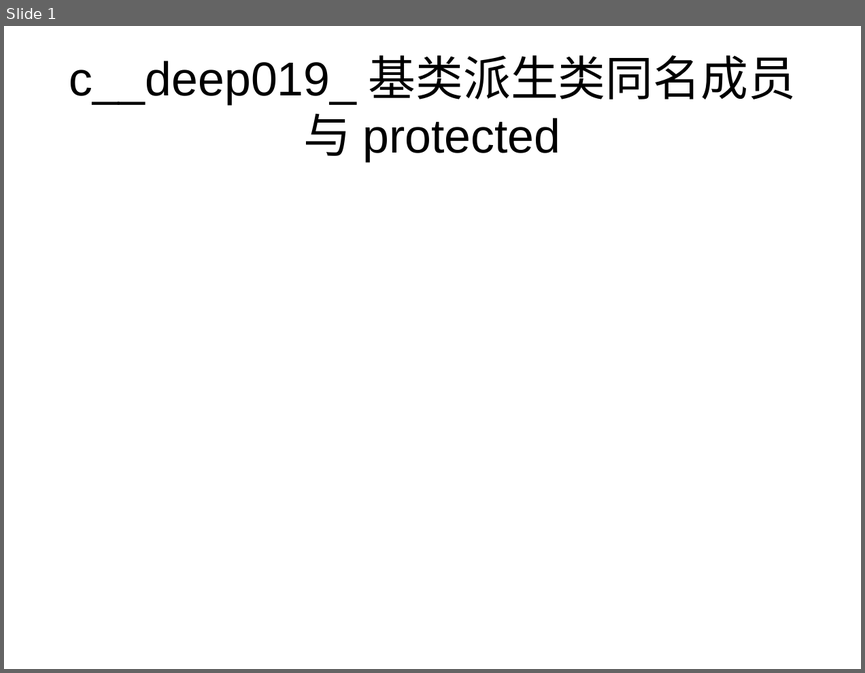
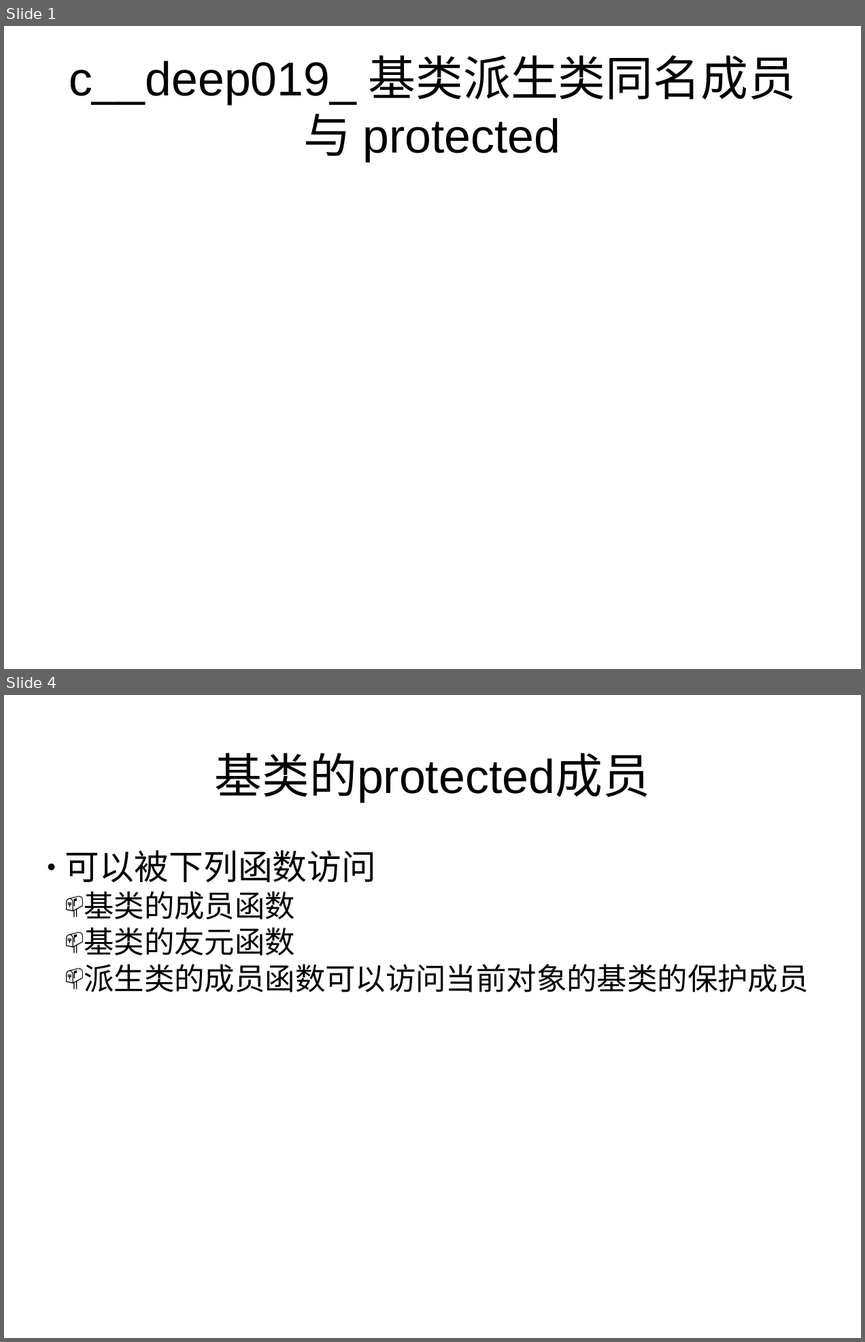
Before and after one commit to botaichang/cplus_slides, a slide deck: c++deep019_基类派生类同名成员与protected.pptx. Shown one above the other, each under a label of ours: slide 1 before the commit, slides 1 and 4 after it; the slides between them are not shown. The pictures are 865x673 and 865x1342 pixels, drawn with LibreOffice and Linux fonts; fonts in the diff are those of the drawing. Boxes give left, top, right and bottom in pixels: in the first picture for what was removed or moved away, otherwise in the second. Text is boxed around its words. In the diff, an @@ line names an element or a change of style, - is before the commit and + after.

```diff
--- a/c++deep019_基类派生类同名成员与protected.pptx
+++ b/c++deep019_基类派生类同名成员与protected.pptx
@@ slide 4 added at bbox=[4, 695, 861, 1338], background #FFFFFF @@
@@ text added at bbox=[214, 753, 650, 803], 44 pt, text #000000 @@
+基类的protected成员
@@ text added at bbox=[65, 850, 808, 992], 28 pt, text #000000 @@
+● 可以被下列函数访问
+  📫 基类的成员函数
+  📫 基类的友元函数
+  📫 派生类的成员函数可以访问当前对象的基类的保护成员
```
Also in this commit, not shown: 2 other slides added, 1 slide removed, 2 other files.
